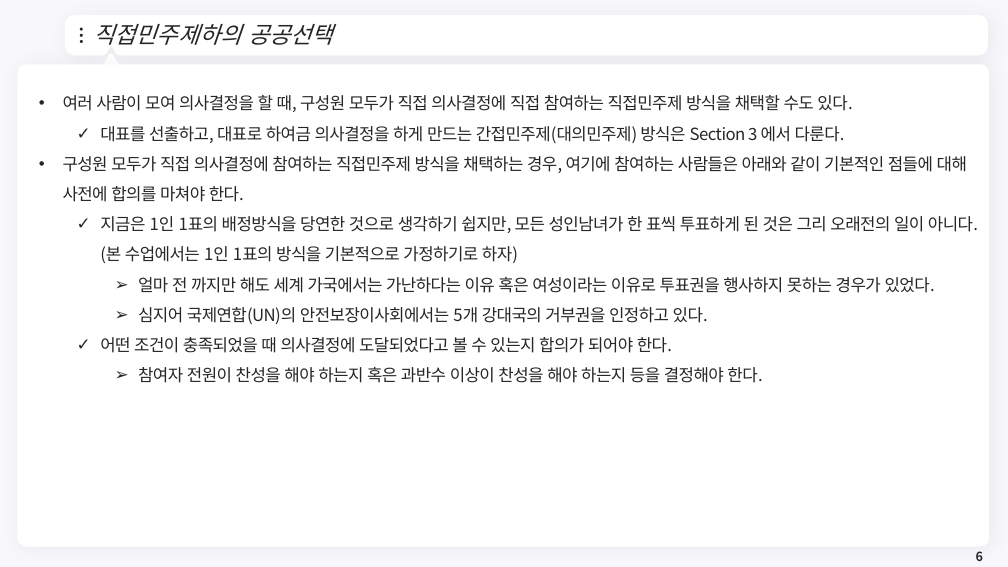
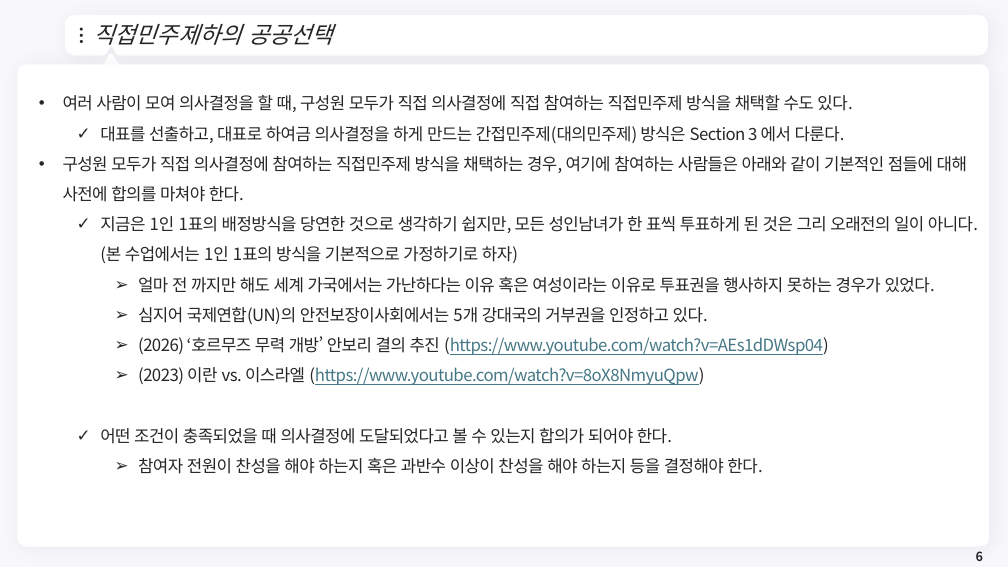
Before and after one commit to meandthey/Teaching, a slide deck: slide 6 of 재정학/01_Lectures/재정학_Chapter_5.pptx. Drawn at 1008x567 pixels with LibreOffice and Linux fonts; fonts in the diff are those of the drawing; background and template pictures are left out. Boxes give left, top, right and bottom in pixels: in the first picture for what was removed or moved away, otherwise in the second. Text is boxed around its words. In the diff, an @@ line names an element or a change of style, - is before the commit and + after.

```diff
--- a/재정학/01_Lectures/재정학_Chapter_5.pptx
+++ b/재정학/01_Lectures/재정학_Chapter_5.pptx
@@ text at (x1=138, y1=336, x2=829, y2=385): paragraphs added @@
+    ➢ (2026) ‘호르무즈 무력 개방’ 안보리 결의 추진 (https://www.youtube.com/watch?v=AEs1dDWsp04)
+    ➢ (2023) 이란 vs. 이스라엘 (https://www.youtube.com/watch?v=8oX8NmyuQpw)
```
Also in this commit, not shown: 1 other file.
